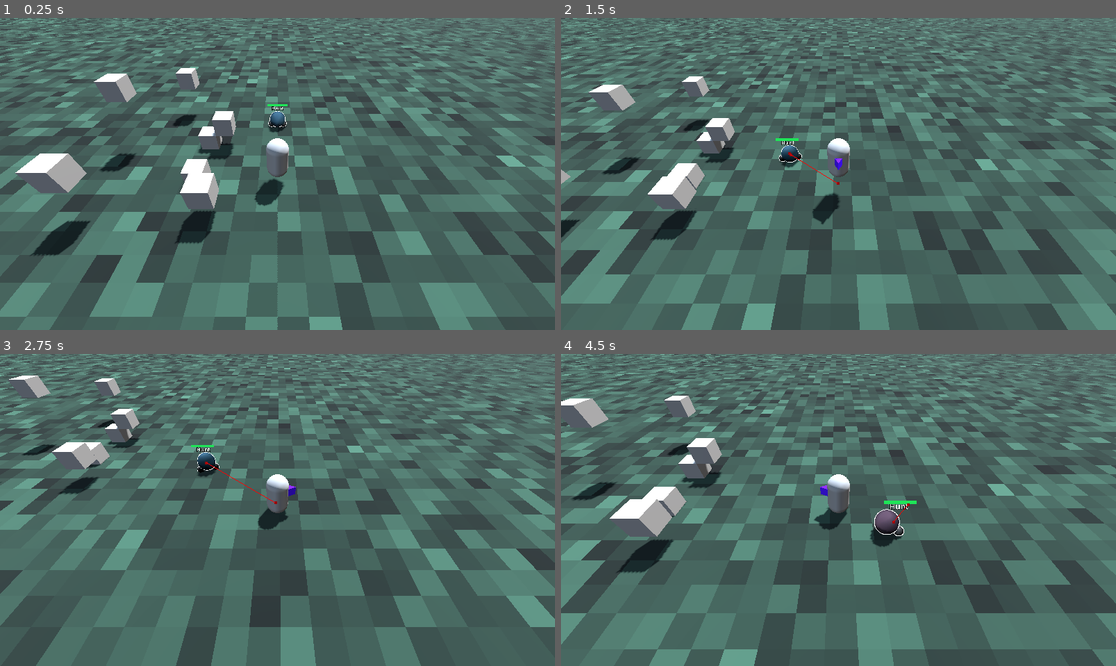
Above: before the commit, frames 1-4 (two rows, left to right).
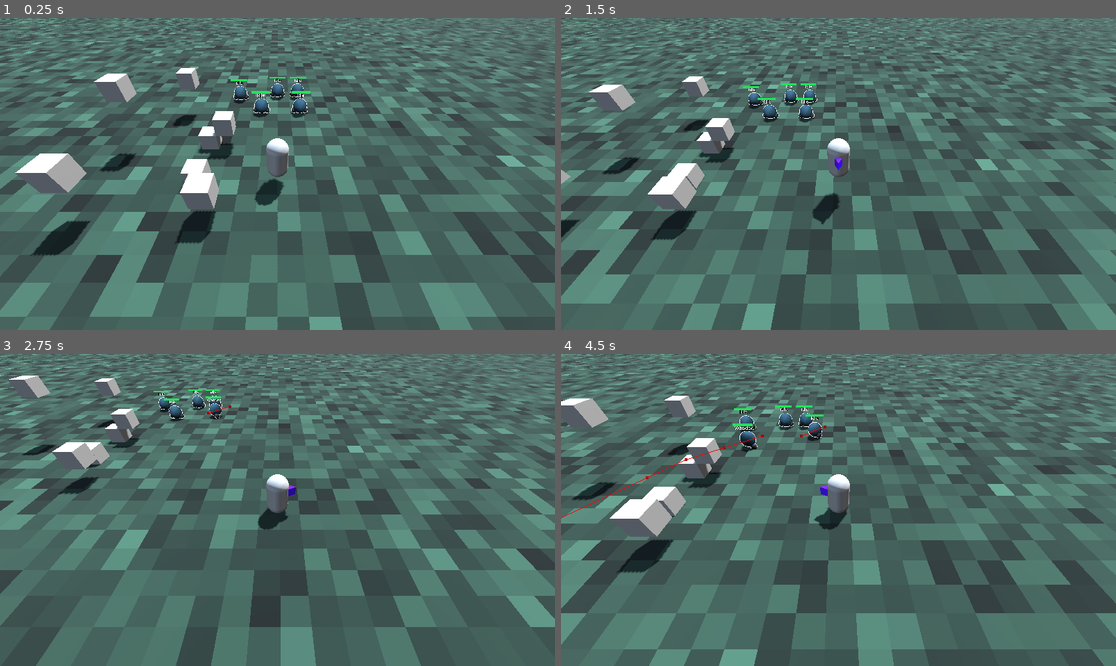
Above: after the commit, the same moments.

Repository: LipskiDev/GodotWildJam86
Game: Godot game, scene res://level/test_level_ferdi.tscn
The game is run twice, just before and just after one commit, with the same random seed, the same clock (stepped at 60 frames per second) and the same inputs.
Inputs:
- Up to frame 1 (0.25 s): no input
- Up to frame 2 (1.5 s): tap Enter (attack) at 0.5, 1.35 s; hold D (right) 0.53-1.28 s; hold Enter (attack) 0.53-1.28 s; tap Space (jump) at 0.77 s; hold S (back) from 1.28 s (still down)
- Up to frame 3 (2.75 s): tap Space (jump) at 1.52 s; release S (back) at 2.03 s; hold D (right) from 2.03 s (still down); hold Enter (attack) from 2.03 s (still down)
- Up to frame 4 (4.5 s): release D (right) at 2.78 s; release Enter (attack) at 2.78 s; hold W (forward) 2.78-3.53 s; tap Enter (attack) at 2.85, 4.35 s; tap Space (jump) at 3.02, 3.77 s; hold Enter (attack) 3.53-4.28 s; hold A (left) from 3.53 s (still down)

The runs differ from the first frame. In frame 1, 0.9% of the frame differs, in the area x 41-56%, y 18-37%; in frame 2, 0.9%; in frame 3, 0.8%; in frame 4, 1.5%, in the area x 0-65%, y 16-62%.

Commit message:
multi jens possibilities

Diff:
--- a/project/entities/enemies/Jens.tscn
+++ b/project/entities/enemies/Jens.tscn
@@ -9,6 +9,7 @@
 [ext_resource type="Script" uid="uid://cpg4wec8mcqnv" path="res://entities/enemies/states/die.gd" id="6_news4"]
 
 [sub_resource type="SphereShape3D" id="SphereShape3D_g2phv"]
+resource_local_to_scene = true
 radius = 0.55
 
 [sub_resource type="Gradient" id="Gradient_md1d0"]
@@ -48,6 +49,8 @@
 [sub_resource type="SphereMesh" id="SphereMesh_news4"]
 resource_local_to_scene = true
 material = SubResource("StandardMaterial3D_b3j2p")
+radius = 0.49999723
+height = 0.99999994
 
 [sub_resource type="Gradient" id="Gradient_wqgnt"]
 colors = PackedColorArray(0, 0, 0, 1, 0.30692267, 0.3069227, 0.3069227, 1)
@@ -83,6 +86,7 @@
 height = 0.4
 
 [sub_resource type="ShaderMaterial" id="ShaderMaterial_wqgnt"]
+resource_local_to_scene = true
 render_priority = 0
 shader = ExtResource("2_wqgnt")
 shader_parameter/pos_color = Color(0, 0.6117647, 0.21960784, 1)
@@ -90,6 +94,7 @@
 shader_parameter/amount = 0.48999998904752
 
 [sub_resource type="QuadMesh" id="QuadMesh_a2waq"]
+resource_local_to_scene = true
 material = SubResource("ShaderMaterial_wqgnt")
 size = Vector2(1.3, 0.15)
 
@@ -247,7 +252,7 @@
 tracks/13/type = "bezier"
 tracks/13/imported = false
 tracks/13/enabled = true
-tracks/13/path = NodePath("Leg:mesh:material:albedo_color:r")
+tracks/13/path = NodePath("Leg:mesh:material:albedo_color:a")
 tracks/13/interp = 1
 tracks/13/loop_wrap = true
 tracks/13/keys = {
@@ -258,7 +263,7 @@
 tracks/14/type = "bezier"
 tracks/14/imported = false
 tracks/14/enabled = true
-tracks/14/path = NodePath("Leg:mesh:material:albedo_color:g")
+tracks/14/path = NodePath("Leg2:mesh:material:albedo_color:a")
 tracks/14/interp = 1
 tracks/14/loop_wrap = true
 tracks/14/keys = {
@@ -269,18 +274,18 @@
 tracks/15/type = "bezier"
 tracks/15/imported = false
 tracks/15/enabled = true
-tracks/15/path = NodePath("Leg:mesh:material:albedo_color:b")
+tracks/15/path = NodePath("Body:mesh:radius")
 tracks/15/interp = 1
 tracks/15/loop_wrap = true
 tracks/15/keys = {
 "handle_modes": PackedInt32Array(0),
-"points": PackedFloat32Array(1, -0.25, 0, 0.25, 0),
+"points": PackedFloat32Array(0.5, -0.25, 0, 0.25, 0),
 "times": PackedFloat32Array(0)
 }
 tracks/16/type = "bezier"
 tracks/16/imported = false
 tracks/16/enabled = true
-tracks/16/path = NodePath("Leg:mesh:material:albedo_color:a")
+tracks/16/path = NodePath("Body:mesh:height")
 tracks/16/interp = 1
 tracks/16/loop_wrap = true
 tracks/16/keys = {
@@ -291,7 +296,7 @@
 tracks/17/type = "bezier"
 tracks/17/imported = false
 tracks/17/enabled = true
-tracks/17/path = NodePath("Leg2:mesh:material:albedo_color:r")
+tracks/17/path = NodePath("Body:mesh:material:next_pass:albedo_color:a")
 tracks/17/interp = 1
 tracks/17/loop_wrap = true
 tracks/17/keys = {
@@ -302,142 +307,10 @@
 tracks/18/type = "bezier"
 tracks/18/imported = false
 tracks/18/enabled = true
-tracks/18/path = NodePath("Leg2:mesh:material:albedo_color:g")
+tracks/18/path = NodePath("Leg:mesh:material:next_pass:albedo_color:a")
 tracks/18/interp = 1
 tracks/18/loop_wrap = true
 tracks/18/keys = {
-"handle_modes": PackedInt32Array(0),
-"points": PackedFloat32Array(1, -0.25, 0, 0.25, 0),
-"times": PackedFloat32Array(0)
-}
-tracks/19/type = "bezier"
-tracks/19/imported = false
-tracks/19/enabled = true
-tracks/19/path = NodePath("Leg2:mesh:material:albedo_color:b")
-tracks/19/interp = 1
-tracks/19/loop_wrap = true
-tracks/19/keys = {
-"handle_modes": PackedInt32Array(0),
-"points": PackedFloat32Array(1, -0.25, 0, 0.25, 0),
-"times": PackedFloat32Array(0)
-}
-tracks/20/type = "bezier"
-tracks/20/imported = false
-tracks/20/enabled = true
-tracks/20/path = NodePath("Leg2:mesh:material:albedo_color:a")
-tracks/20/interp = 1
-tracks/20/loop_wrap = true
-tracks/20/keys = {
-"handle_modes": PackedInt32Array(0),
-"points": PackedFloat32Array(1, -0.25, 0, 0.25, 0),
-"times": PackedFloat32Array(0)
-}
-tracks/21/type = "bezier"
-tracks/21/imported = false
-tracks/21/enabled = true
-tracks/21/path = NodePath("Body:mesh:radius")
-tracks/21/interp = 1
-tracks/21/loop_wrap = true
-tracks/21/keys = {
-"handle_modes": PackedInt32Array(0),
-"points": PackedFloat32Array(0.5, -0.25, 0, 0.25, 0),
-"times": PackedFloat32Array(0)
-}
-tracks/22/type = "bezier"
-tracks/22/imported = false
-tracks/22/enabled = true
-tracks/22/path = NodePath("Body:mesh:height")
-tracks/22/interp = 1
-tracks/22/loop_wrap = true
-tracks/22/keys = {
-"handle_modes": PackedInt32Array(0),
-"points": PackedFloat32Array(1, -0.25, 0, 0.25, 0),
-"times": PackedFloat32Array(0)
-}
-tracks/23/type = "bezier"
-tracks/23/imported = false
-tracks/23/enabled = true
-tracks/23/path = NodePath("Body:mesh:material:next_pass:albedo_color:r")
-tracks/23/interp = 1
-tracks/23/loop_wrap = true
-tracks/23/keys = {
-"handle_modes": PackedInt32Array(0),
-"points": PackedFloat32Array(1, -0.25, 0, 0.25, 0),
-"times": PackedFloat32Array(0)
-}
-tracks/24/type = "bezier"
-tracks/24/imported = false
-tracks/24/enabled = true
-tracks/24/path = NodePath("Body:mesh:material:next_pass:albedo_color:g")
-tracks/24/interp = 1
-tracks/24/loop_wrap = true
-tracks/24/keys = {
-"handle_modes": PackedInt32Array(0),
-"points": PackedFloat32Array(1, -0.25, 0, 0.25, 0),
-"times": PackedFloat32Array(0)
-}
-tracks/25/type = "bezier"
-tracks/25/imported = false
-tracks/25/enabled = true
-tracks/25/path = NodePath("Body:mesh:material:next_pass:albedo_color:b")
-tracks/25/interp = 1
-tracks/25/loop_wrap = true
-tracks/25/keys = {
-"handle_modes": PackedInt32Array(0),
-"points": PackedFloat32Array(1, -0.25, 0, 0.25, 0),
-"times": PackedFloat32Array(0)
-}
-tracks/26/type = "bezier"
-tracks/26/imported = false
-tracks/26/enabled = true
-tracks/26/path = NodePath("Body:mesh:material:next_pass:albedo_color:a")
-tracks/26/interp = 1
-tracks/26/loop_wrap = true
-tracks/26/keys = {
-"handle_modes": PackedInt32Array(0),
-"points": PackedFloat32Array(1, -0.25, 0, 0.25, 0),
-"times": PackedFloat32Array(0)
-}
-tracks/27/type = "bezier"
-tracks/27/imported = false
-tracks/27/enabled = true
-tracks/27/path = NodePath("Leg:mesh:material:next_pass:albedo_color:r")
-tracks/27/interp = 1
-tracks/27/loop_wrap = true
-tracks/27/keys = {
-"handle_modes": PackedInt32Array(0),
-"points": PackedFloat32Array(1, -0.25, 0, 0.25, 0),
-"times": PackedFloat32Array(0)
-}
-tracks/28/type = "bezier"
-tracks/28/imported = false
-tracks/28/enabled = true
-tracks/28/path = NodePath("Leg:mesh:material:next_pass:albedo_color:g")
-tracks/28/interp = 1
-tracks/28/loop_wrap = true
-tracks/28/keys = {
-"handle_modes": PackedInt32Array(0),
-"points": PackedFloat32Array(1, -0.25, 0, 0.25, 0),
-"times": PackedFloat32Array(0)
-}
-tracks/29/type = "bezier"
-tracks/29/imported = false
-tracks/29/enabled = true
-tracks/29/path = NodePath("Leg:mesh:material:next_pass:albedo_color:b")
-tracks/29/interp = 1
-tracks/29/loop_wrap = true
-tracks/29/keys = {
-"handle_modes": PackedInt32Array(0),
-"points": PackedFloat32Array(1, -0.25, 0, 0.25, 0),
-"times": PackedFloat32Array(0)
-}
-tracks/30/type = "bezier"
-tracks/30/imported = false
-tracks/30/enabled = true
-tracks/30/path = NodePath("Leg:mesh:material:next_pass:albedo_color:a")
-tracks/30/interp = 1
-tracks/30/loop_wrap = true
-tracks/30/keys = {
 "handle_modes": PackedInt32Array(0),
 "points": PackedFloat32Array(1, -0.25, 0, 0.25, 0),
 "times": PackedFloat32Array(0)
@@ -664,230 +537,65 @@
 tracks/9/type = "bezier"
 tracks/9/imported = false
 tracks/9/enabled = true
-tracks/9/path = NodePath("Body:mesh:material:albedo_color:r")
+tracks/9/path = NodePath("Body:mesh:material:albedo_color:a")
 tracks/9/interp = 1
 tracks/9/loop_wrap = true
 tracks/9/keys = {
 "handle_modes": PackedInt32Array(0, 2),
-"points": PackedFloat32Array(1, -0.25, 0, 0.25, 0, 1, -0.16666667, 0, 0, 0),
+"points": PackedFloat32Array(1, -0.25, 0, 1, 0.04144025, 0, 0, 0.0057860557, 0, 0),
 "times": PackedFloat32Array(0, 1)
 }
 tracks/10/type = "bezier"
 tracks/10/imported = false
 tracks/10/enabled = true
-tracks/10/path = NodePath("Body:mesh:material:albedo_color:g")
+tracks/10/path = NodePath("Leg:mesh:material:albedo_color:a")
 tracks/10/interp = 1
 tracks/10/loop_wrap = true
 tracks/10/keys = {
 "handle_modes": PackedInt32Array(0, 2),
-"points": PackedFloat32Array(1, -0.25, 0, 0.25, 0, 1, -0.16666667, 0, 0, 0),
+"points": PackedFloat32Array(1, -0.25, 0, 1, 0.023985386, 0, 0, 0.011604338, 0, 0),
 "times": PackedFloat32Array(0, 1)
 }
 tracks/11/type = "bezier"
 tracks/11/imported = false
 tracks/11/enabled = true
-tracks/11/path = NodePath("Body:mesh:material:albedo_color:b")
+tracks/11/path = NodePath("Leg2:mesh:material:albedo_color:a")
 tracks/11/interp = 1
 tracks/11/loop_wrap = true
 tracks/11/keys = {
 "handle_modes": PackedInt32Array(0, 2),
-"points": PackedFloat32Array(1, -0.25, 0, 0.25, 0, 1, -0.16666667, 0, 0, 0),
+"points": PackedFloat32Array(1, -0.25, 0, 1, 0.03562188, 0, 0, -3.2225857e-05, 0, 0),
 "times": PackedFloat32Array(0, 1)
 }
 tracks/12/type = "bezier"
 tracks/12/imported = false
 tracks/12/enabled = true
-tracks/12/path = NodePath("Body:mesh:material:albedo_color:a")
+tracks/12/path = NodePath("Body:mesh:material:next_pass:albedo_color:a")
 tracks/12/interp = 1
 tracks/12/loop_wrap = true
 tracks/12/keys = {
 "handle_modes": PackedInt32Array(0, 2),
-"points": PackedFloat32Array(1, -0.25, 0, 0.25, 0, 0, -0.16666667, 0.16666667, 0, 0),
+"points": PackedFloat32Array(1, -0.25, 0, 1, 0.047258496, 0, 0, 0.0057860557, 0, 0),
 "times": PackedFloat32Array(0, 1)
 }
 tracks/13/type = "bezier"
 tracks/13/imported = false
 tracks/13/enabled = true
-tracks/13/path = NodePath("Leg:mesh:material:albedo_color:r")
+tracks/13/path = NodePath("Leg:mesh:material:next_pass:albedo_color:a")
 tracks/13/interp = 1
 tracks/13/loop_wrap = true
 tracks/13/keys = {
 "handle_modes": PackedInt32Array(0, 2),
-"points": PackedFloat32Array(1, -0.25, 0, 0.25, 0, 1, -0.16666667, 0, 0, 0),
-"times": PackedFloat32Array(0, 1)
-}
-tracks/14/type = "bezier"
+"points": PackedFloat32Array(1, -0.25, 0, 1, 0.04144025, 0, 0, -3.2225857e-05, 0, 0),
+"times": PackedFloat32Array(0, 1)
+}
+tracks/14/type = "method"
 tracks/14/imported = false
 tracks/14/enabled = true
-tracks/14/path = NodePath("Leg:mesh:material:albedo_color:g")
+tracks/14/path = NodePath(".")
 tracks/14/interp = 1
 tracks/14/loop_wrap = true
 tracks/14/keys = {
-"handle_modes": PackedInt32Array(0, 2),
-"points": PackedFloat32Array(1, -0.25, 0, 0.25, 0, 1, -0.16666667, 0, 0, 0),
-"times": PackedFloat32Array(0, 1)
-}
-tracks/15/type = "bezier"
-tracks/15/imported = false
-tracks/15/enabled = true
-tracks/15/path = NodePath("Leg:mesh:material:albedo_color:b")
-tracks/15/interp = 1
-tracks/15/loop_wrap = true
-tracks/15/keys = {
-"handle_modes": PackedInt32Array(0, 2),
-"points": PackedFloat32Array(1, -0.25, 0, 0.25, 0, 1, -0.16666667, 0, 0, 0),
-"times": PackedFloat32Array(0, 1)
-}
-tracks/16/type = "bezier"
-tracks/16/imported = false
-tracks/16/enabled = true
-tracks/16/path = NodePath("Leg:mesh:material:albedo_color:a")
-tracks/16/interp = 1
-tracks/16/loop_wrap = true
-tracks/16/keys = {
-"handle_modes": PackedInt32Array(0, 2),
-"points": PackedFloat32Array(1, -0.25, 0, 0.25, 0, 0, -0.16666667, 0.16666667, 0, 0),
-"times": PackedFloat32Array(0, 1)
-}
-tracks/17/type = "bezier"
-tracks/17/imported = false
-tracks/17/enabled = true
-tracks/17/path = NodePath("Leg2:mesh:material:albedo_color:r")
-tracks/17/interp = 1
-tracks/17/loop_wrap = true
-tracks/17/keys = {
-"handle_modes": PackedInt32Array(0, 2),
-"points": PackedFloat32Array(1, -0.25, 0, 0.25, 0, 1, -0.16666667, 0, 0, 0),
-"times": PackedFloat32Array(0, 1)
-}
-tracks/18/type = "bezier"
-tracks/18/imported = false
-tracks/18/enabled = true
-tracks/18/path = NodePath("Leg2:mesh:material:albedo_color:g")
-tracks/18/interp = 1
-tracks/18/loop_wrap = true
-tracks/18/keys = {
-"handle_modes": PackedInt32Array(0, 2),
-"points": PackedFloat32Array(1, -0.25, 0, 0.25, 0, 1, -0.16666667, 0, 0, 0),
-"times": PackedFloat32Array(0, 1)
-}
-tracks/19/type = "bezier"
-tracks/19/imported = false
-tracks/19/enabled = true
-tracks/19/path = NodePath("Leg2:mesh:material:albedo_color:b")
-tracks/19/interp = 1
-tracks/19/loop_wrap = true
-tracks/19/keys = {
-"handle_modes": PackedInt32Array(0, 2),
-"points": PackedFloat32Array(1, -0.25, 0, 0.25, 0, 1, -0.16666667, 0, 0, 0),
-"times": PackedFloat32Array(0, 1)
-}
-tracks/20/type = "bezier"
-tracks/20/imported = false
-tracks/20/enabled = true
-tracks/20/path = NodePath("Leg2:mesh:material:albedo_color:a")
-tracks/20/interp = 1
-tracks/20/loop_wrap = true
-tracks/20/keys = {
-"handle_modes": PackedInt32Array(0, 2),
-"points": PackedFloat32Array(1, -0.25, 0, 0.25, 0, 0, -0.16666667, 0.16666667, 0, 0),
-"times": PackedFloat32Array(0, 1)
-}
-tracks/21/type = "bezier"
-tracks/21/imported = false
-tracks/21/enabled = true
-tracks/21/path = NodePath("Body:mesh:material:next_pass:albedo_color:r")
-tracks/21/interp = 1
-tracks/21/loop_wrap = true
-tracks/21/keys = {
-"handle_modes": PackedInt32Array(0, 2),
-"points": PackedFloat32Array(1, -0.25, 0, 0.25, 0, 1, -0.16666667, 0, 0, 0),
-"times": PackedFloat32Array(0, 1)
-}
-tracks/22/type = "bezier"
-tracks/22/imported = false
-tracks/22/enabled = true
-tracks/22/path = NodePath("Body:mesh:material:next_pass:albedo_color:g")
-tracks/22/interp = 1
-tracks/22/loop_wrap = true
-tracks/22/keys = {
-"handle_modes": PackedInt32Array(0, 2),
-"points": PackedFloat32Array(1, -0.25, 0, 0.25, 0, 1, -0.16666667, 0, 0, 0),
-"times": PackedFloat32Array(0, 1)
-}
-tracks/23/type = "bezier"
-tracks/23/imported = false
-tracks/23/enabled = true
-tracks/23/path = NodePath("Body:mesh:material:next_pass:albedo_color:b")
-tracks/23/interp = 1
-tracks/23/loop_wrap = true
-tracks/23/keys = {
-"handle_modes": PackedInt32Array(0, 2),
-"points": PackedFloat32Array(1, -0.25, 0, 0.25, 0, 1, -0.16666667, 0, 0, 0),
-"times": PackedFloat32Array(0, 1)
-}
-tracks/24/type = "bezier"
-tracks/24/imported = false
-tracks/24/enabled = true
-tracks/24/path = NodePath("Body:mesh:material:next_pass:albedo_color:a")
-tracks/24/interp = 1
-tracks/24/loop_wrap = true
-tracks/24/keys = {
-"handle_modes": PackedInt32Array(0, 2),
-"points": PackedFloat32Array(1, -0.25, 0, 0.25, 0, 0, -0.16666667, 0.16666667, 0, 0),
-"times": PackedFloat32Array(0, 1)
-}
-tracks/25/type = "bezier"
-tracks/25/imported = false
-tracks/25/enabled = true
-tracks/25/path = NodePath("Leg:mesh:material:next_pass:albedo_color:r")
-tracks/25/interp = 1
-tracks/25/loop_wrap = true
-tracks/25/keys = {
-"handle_modes": PackedInt32Array(0, 2),
-"points": PackedFloat32Array(1, -0.25, 0, 0.25, 0, 1, -0.16666667, 0, 0, 0),
-"times": PackedFloat32Array(0, 1)
-}
-tracks/26/type = "bezier"
-tracks/26/imported = false
-tracks/26/enabled = true
-tracks/26/path = NodePath("Leg:mesh:material:next_pass:albedo_color:g")
-tracks/26/interp = 1
-tracks/26/loop_wrap = true
-tracks/26/keys = {
-"handle_modes": PackedInt32Array(0, 2),
-"points": PackedFloat32Array(1, -0.25, 0, 0.25, 0, 1, -0.16666667, 0, 0, 0),
-"times": PackedFloat32Array(0, 1)
-}
-tracks/27/type = "bezier"
-tracks/27/imported = false
-tracks/27/enabled = true
-tracks/27/path = NodePath("Leg:mesh:material:next_pass:albedo_color:b")
-tracks/27/interp = 1
-tracks/27/loop_wrap = true
-tracks/27/keys = {
-"handle_modes": PackedInt32Array(0, 2),
-"points": PackedFloat32Array(1, -0.25, 0, 0.25, 0, 1, -0.16666667, 0, 0, 0),
-"times": PackedFloat32Array(0, 1)
-}
-tracks/28/type = "bezier"
-tracks/28/imported = false
-tracks/28/enabled = true
-tracks/28/path = NodePath("Leg:mesh:material:next_pass:albedo_color:a")
-tracks/28/interp = 1
-tracks/28/loop_wrap = true
-tracks/28/keys = {
-"handle_modes": PackedInt32Array(0, 2),
-"points": PackedFloat32Array(1, -0.25, 0, 0.25, 0, 0, -0.16666667, 0.16666667, 0, 0),
-"times": PackedFloat32Array(0, 1)
-}
-tracks/29/type = "method"
-tracks/29/imported = false
-tracks/29/enabled = true
-tracks/29/path = NodePath(".")
-tracks/29/interp = 1
-tracks/29/loop_wrap = true
-tracks/29/keys = {
 "times": PackedFloat32Array(1),
 "transitions": PackedFloat32Array(1),
 "values": [{
--- a/project/entities/enemies/jens.gd
+++ b/project/entities/enemies/jens.gd
@@ -1,4 +1,8 @@
 extends CharacterBody3D
+
+
+const ATTACK_RANGE := 1.5
+const VIEW_RANGE := 10.0
 
 
 @export var player: CharacterBody3D
@@ -7,14 +11,12 @@
 @export var knockback_strength := 20.0
 
 
+var playback
+
+
 @onready var navigation_agent_3d: NavigationAgent3D = $NavigationAgent3D
 @onready var animation_tree: AnimationTree = $AnimationTree
 @onready var attack_area: Area3D = %AttackArea
-
-
-var playback
-const ATTACK_RANGE := 1.5
-const VIEW_RANGE := 10.0
 
 
 func _ready() -> void:
@@ -44,8 +46,12 @@
 
 func take_damage(amount: int) -> void:
 	health -= amount
+
+	# BUG: knockback funktoiniert nicht so richtig
+	# weil die velocity von dem nav agent geregelt wird
 	self.velocity.y += 10.0
 	self.velocity.z += 10.0
+
 	if health <= 0:
 		die()
 	else:
--- a/project/level/test_level_ferdi.tscn
+++ b/project/level/test_level_ferdi.tscn
@@ -62,7 +62,23 @@
 player = NodePath("../Player")
 
 [node name="Jens" parent="." node_paths=PackedStringArray("player") instance=ExtResource("3_lxehg")]
-transform = Transform3D(1, 0, 0, 0, 1, 0, 0, 0, 1, 0, 0.71688175, -5.0570602)
+transform = Transform3D(1, 0, 0, 0, 1, 0, 0, 0, 1, 0, 0.71688175, -9.724557)
+player = NodePath("../Player")
+
+[node name="Jens2" parent="." node_paths=PackedStringArray("player") instance=ExtResource("3_lxehg")]
+transform = Transform3D(1, 0, 0, 0, 1, 0, 0, 0, 1, 1.6462893, 0.71688175, -9.724557)
+player = NodePath("../Player")
+
+[node name="Jens3" parent="." node_paths=PackedStringArray("player") instance=ExtResource("3_lxehg")]
+transform = Transform3D(1, 0, 0, 0, 1, 0, 0, 0, 1, 1.6462893, 0.71688175, -6.9606366)
+player = NodePath("../Player")
+
+[node name="Jens4" parent="." node_paths=PackedStringArray("player") instance=ExtResource("3_lxehg")]
+transform = Transform3D(1, 0, 0, 0, 1, 0, 0, 0, 1, -1.177464, 0.71688175, -6.9606366)
+player = NodePath("../Player")
+
+[node name="Jens5" parent="." node_paths=PackedStringArray("player") instance=ExtResource("3_lxehg")]
+transform = Transform3D(1, 0, 0, 0, 1, 0, 0, 0, 1, -2.9995656, 0.71688175, -9.1829605)
 player = NodePath("../Player")
 
 [node name="NavigationRegion3D" type="NavigationRegion3D" parent="."]
